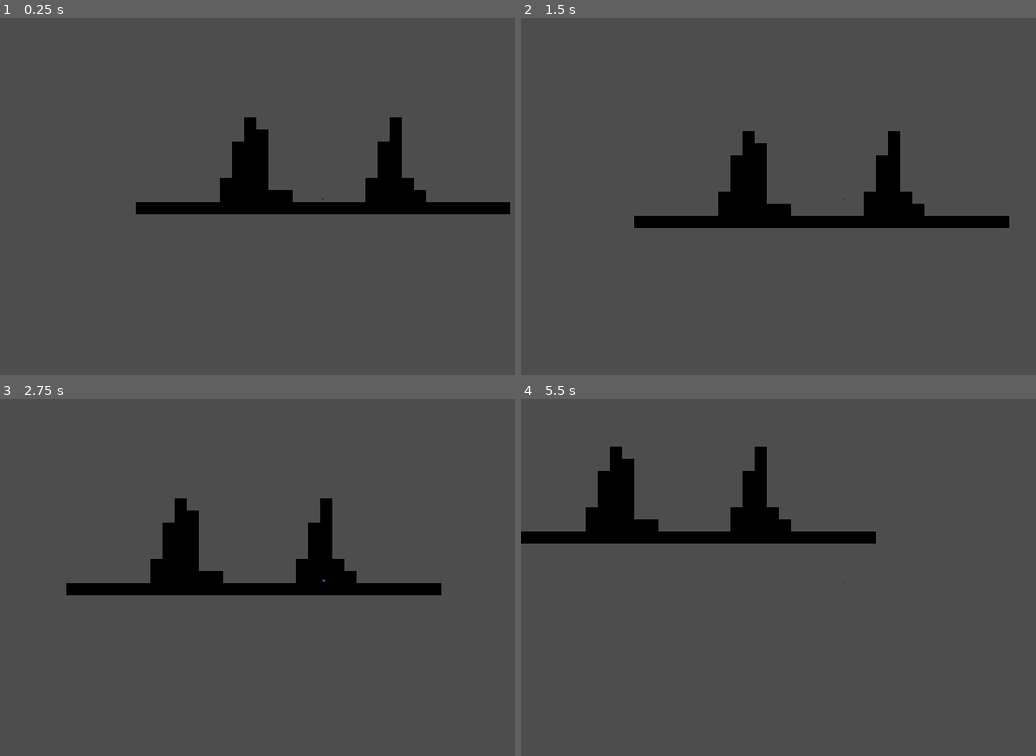
Above: before the commit, frames 1-4 (two rows, left to right).
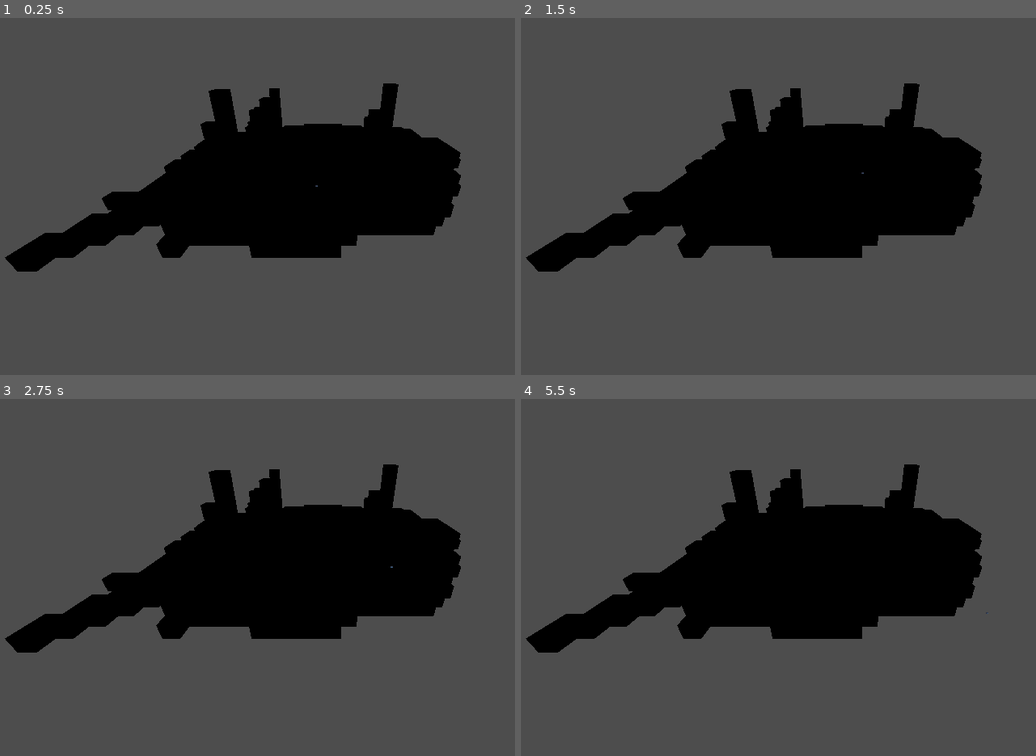
Above: after the commit, the same moments.

Repository: MagnusLucas/Fez-like
Game: Godot game, scene res://Map/bigger_map.tscn
Same seed, same stepped clock (60 frames per second), same inputs: the game is played once before the commit and once after it. This scene is started directly instead of the project's main scene. The engine's default icon, where the game draws it, is replaced by a stand-in: a white triangle on a blue panel in a dark square.
Inputs:
- Up to frame 1 (0.25 s): no input
- Up to frame 2 (1.5 s): tap Enter at 0.5 s; hold D (go_right) 0.53-1.28 s; tap Space (jump) at 0.77 s; hold S (rotate_down) from 1.28 s (still down)
- Up to frame 3 (2.75 s): tap Space (jump) at 1.52 s; release S (rotate_down) at 2.03 s; hold D (go_right) from 2.03 s (still down)
- Up to frame 4 (5.5 s): release D (go_right) at 2.78 s; hold W (rotate_up) 2.78-3.53 s; tap Space (jump) at 3.02, 3.77, 4.52 s; hold A (go_left) 3.53-5.03 s; hold S (rotate_down) from 5.03 s (still down)

The runs differ from the first frame. In frame 1, 18% of the frame differs, in the area x 0-100%, y 18-72%; in frame 2, 18%; in frame 3, 19%; in frame 4, 24%, in the area x 0-91%, y 13-72%.

Commit message:
Base for manipulating player position
also fixed animation flipping to work correctly with any basis

Diff:
--- a/Map/bigger_map.tscn
+++ b/Map/bigger_map.tscn
@@ -25,3 +25,4 @@
 
 [node name="Camera3D" type="Camera3D" parent="."]
 transform = Transform3D(1, 0, 0, 0, 0.866025, 0.5, 0, -0.5, 0.866025, 0, 9.4832, 31.8312)
+current = true
--- a/Map/map.gd
+++ b/Map/map.gd
@@ -32,3 +32,6 @@
 			add_child(instance, true)
 			instance.position = map_to_local(cell_position)
 			set_cell_item(cell_position, INVALID_CELL_ITEM)
+
+func cell_in_view(cell_position : Vector3i) -> bool:
+	return true
--- a/player.gd
+++ b/player.gd
@@ -32,9 +32,9 @@
 
 # Making the player face the right direction - to be optimized
 func _update_facing_direction():
-	if velocity.x < 0 or velocity.z > 0:
+	if (Vector3.RIGHT * basis * velocity).x < 0:
 		$AnimatedSprite3D.flip_h = true
-	elif velocity.x > 0 or velocity.z < 0:
+	elif (Vector3.RIGHT * basis * velocity).x > 0:
 		$AnimatedSprite3D.flip_h = false
 
 func _update_animation(previous_velocity : Vector3):
@@ -49,17 +49,27 @@
 
 	var future_cell_position : Vector3i = map.local_to_map(position + map.cell_size * velocity.normalized())
 
-	var mesh_id : int = map.get_cell_item(future_cell_position)
+	var future_mesh_id : int = map.get_cell_item(future_cell_position)
 
 	# if not is on floor - look for floor
 	# if is on floor - look if view obstructed, keep on floor
 	const EMPTY_CELL_ID : int = map.INVALID_CELL_ITEM
-	if mesh_id != EMPTY_CELL_ID:
-		var item_name : String = map.mesh_library.get_item_name(mesh_id)
-		if !is_on_floor() and item_name == "Wall":
-			return
-		print(item_name)
 
+	# might look for ceiling to hit when done like that...
+	if !is_on_floor() and future_mesh_id == EMPTY_CELL_ID:
+		print_debug("Looking for ground to fall on")
+		#var correct_cell_position : Vector3i = map.find_cell_in_row(map.mesh_library.find_item_by_name("Wall"))
+		#if correct_cell_position:
+			#move_to_cell(correct_cell_position)
+
+	if is_on_floor():
+		if !map.cell_in_view(future_cell_position):
+			print_debug("Moving out of view")
+		if map.get_cell_item(future_cell_position + Vector3i(Vector3.DOWN * basis)):
+			print_debug("Will fall")
+
+func move_to_cell(cell_position : Vector3i):
+	pass
 
 func stop_movement():
 	velocity = Vector3.ZERO
